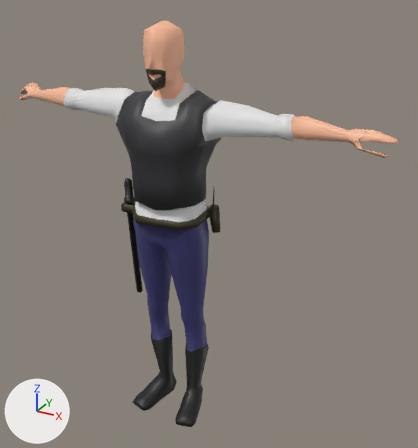
A saved change to the Blender file Assets/models/models/guards/guard.blend.
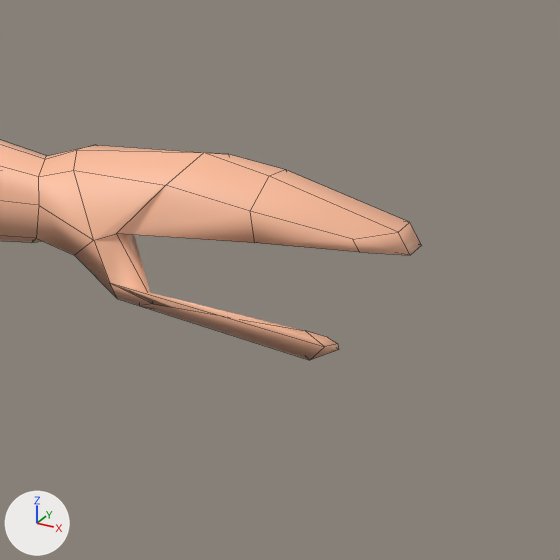
Each version appears first whole from a camera (50 mm lens) standing at (3.295, -5.11, 5.176) and looking at (0.361, 0.225, 2.508), and next in a close-up on the part from 82% to 100% of the width and 24% to 41% of the height. Lighting does not change. The marker at lower left points along +X, +Y and +Z. The close-ups show mesh edges as thin lines.

In view in the first close-up: 'Body_Cube.001'.
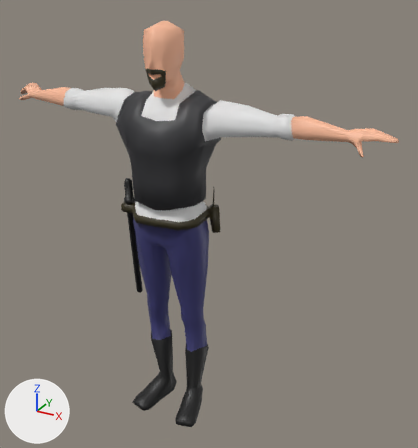
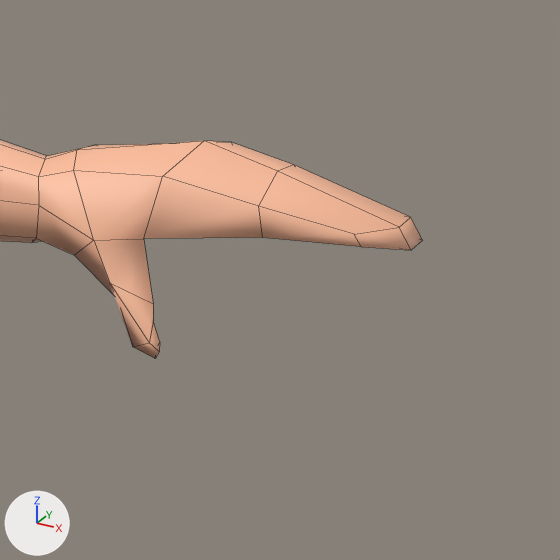
Location of each change, [x1, y1, x2, y2] in pixels of the close-ups (560 x 560 px; the box of a moved part takes in the faces that stretch with it):
'Body_Cube.001', reshaped: before [0, 140, 421, 360]; after [0, 140, 422, 358]
part 1 of me_body_cube_001mesh, moved or reshaped: before [74, 145, 421, 360]; after [74, 141, 422, 358]

What the commit changed:
me_body_cube_001mesh is used by ob_body_cube_001; location (0.0, 0.0, 0.0).
me_body_cube_001mesh had 1251 vertices, 1246 faces and spanned x -2.3..2.37, y -0.42..0.35, z -0.01..4.72.
me_body_cube_001mesh now has 1251 vertices, 1246 faces and spans x -2.3..2.36, y -0.42..0.35, z -0.01..4.72.
me_body_cube_001mesh part 1: 32 of 1251 vertices moved; they spanned x 2.02..2.37, y -0.1..0.12, z 3.66..3.87 and now span x 2.0..2.36, y -0.11..0.16, z 3.64..3.87; mean shift (-0.05, 0.02, -0.01); largest move (2.31, -0.08, 3.68) -> (2.1, -0.1, 3.64).
